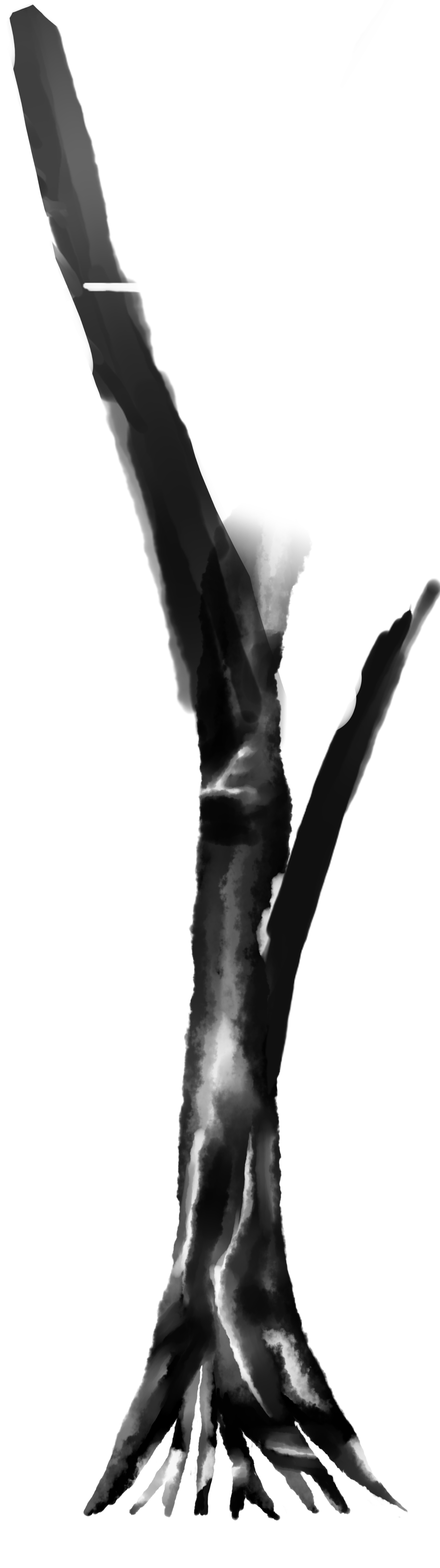
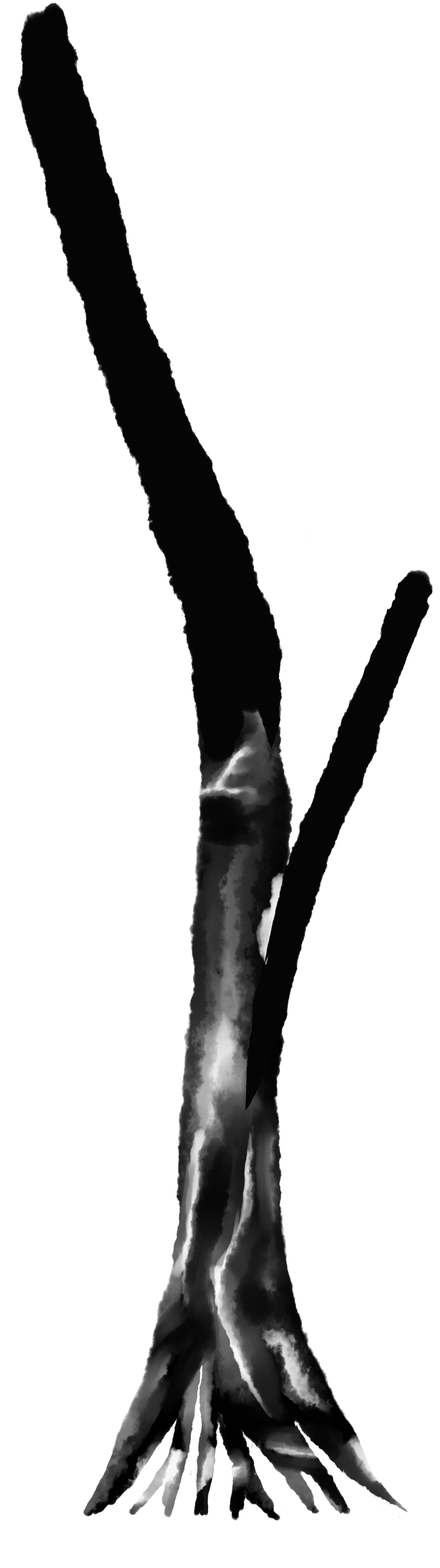
The second 440 x 1568 image is a revision of the first. Changes to its layers:
added layer "レイヤー8" above "rough" over box(17, 2, 434, 1111)
hid group "rough" (2 layers), opacity 100% → 51% over box(6, 2, 440, 1111)
painted on "geteken" over box(59, 30, 440, 1073)
moved "レイヤー7" out of group "rough", painted on it, masked it over box(132, 502, 409, 1111)
